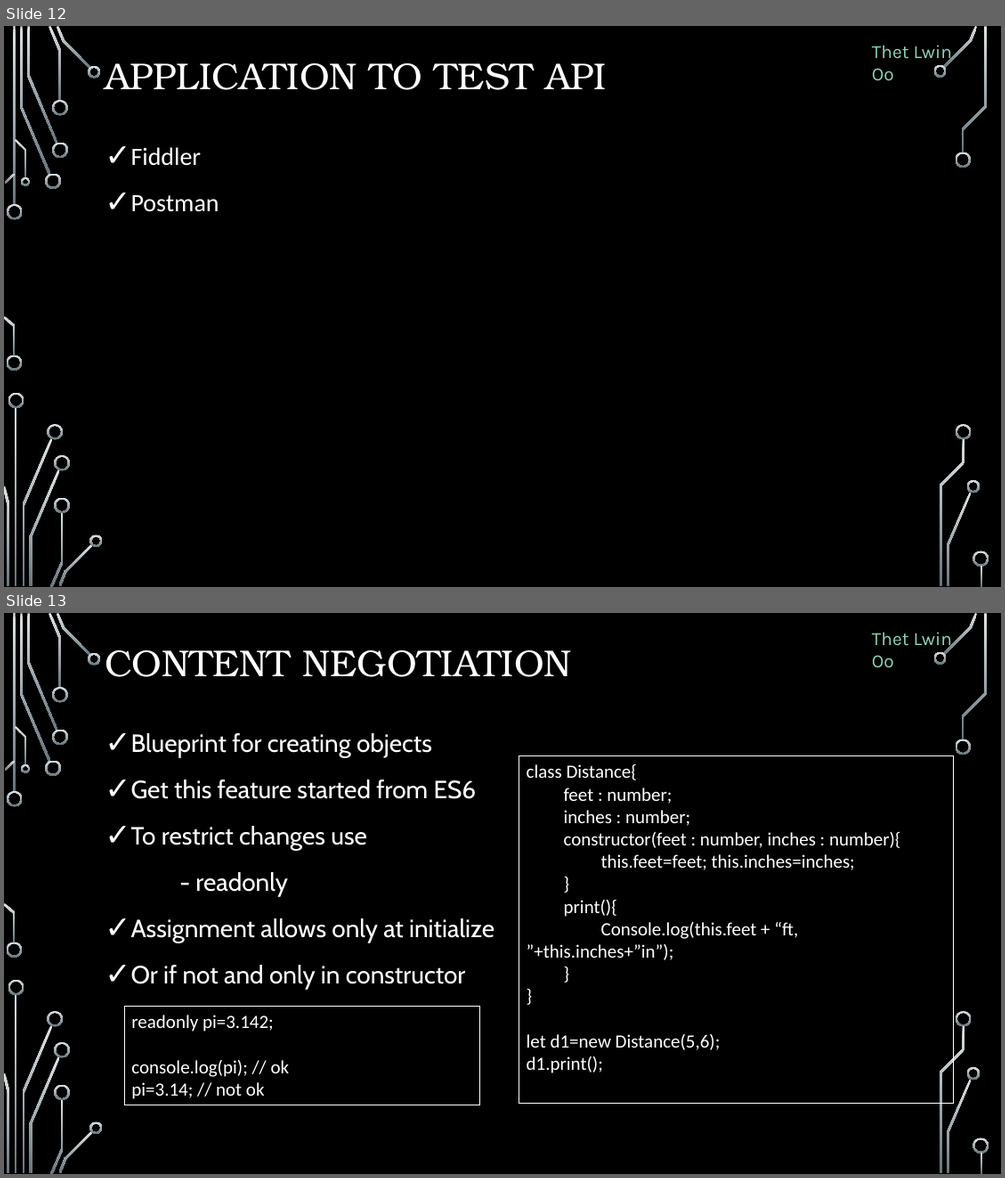
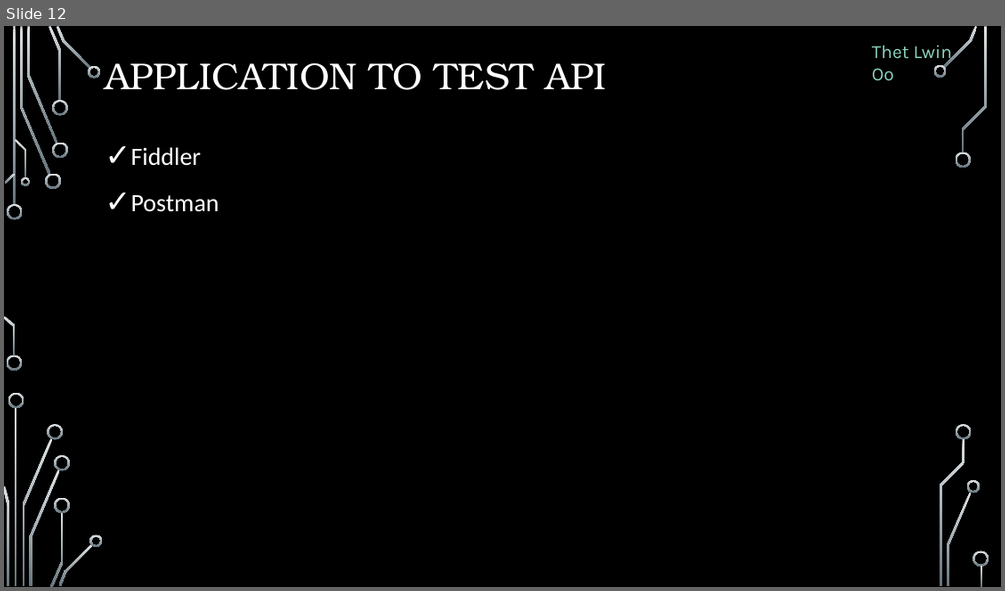
Before and after one commit to ThetLwinOoAam/AspNetMVCTPC1_Doc, a slide deck: AspNetWebApi.pptx. Shown one above the other, each under a label of ours: slides 12 and 13 before the commit, slide 12 after it. The pictures are 1005x1178 and 1005x591 pixels, drawn with LibreOffice and Linux fonts; fonts in the diff are those of the drawing; background and template pictures are left out. Boxes give left, top, right and bottom in pixels: in the first picture for what was removed or moved away, otherwise in the second. Text is boxed around its words. In the diff, an @@ line names an element or a change of style, - is before the commit and + after.

```diff
--- a/AspNetWebApi.pptx
+++ b/AspNetWebApi.pptx
@@ slide 13 removed at box(4, 613, 1001, 1174), background picture (left out); not listed: 36 template elements that a slide beside it also shows @@
@@ text removed at box(872, 632, 952, 668) @@
-Thet Lwin Oo
@@ title removed at box(105, 650, 571, 677) @@
-CONTENT NEGOTIATION
@@ text removed at box(131, 733, 494, 989) @@
-✓ Blueprint for creating objects
-✓ Get this feature started from ES6
-✓ To restrict changes use
-- readonly
-✓ Assignment allows only at initialize
-✓ Or if not and only in constructor
@@ rectangle removed at box(519, 755, 954, 1103) @@
-class Distance{
-feet : number;
-inches : number;
-constructor(feet : number, inches : number){
-this.feet=feet; this.inches=inches;
-}
-print(){
-Console.log(this.feet + “ft, ”+this.inches+”in”);
-}
-}
-let d1=new Distance(5,6);
-d1.print();
@@ rectangle removed at box(124, 1006, 480, 1104) @@
-readonly pi=3.142;
-console.log(pi); // ok
-pi=3.14; // not ok
```
Also in this commit, not shown: 2 slides added, 15 other slides removed.
